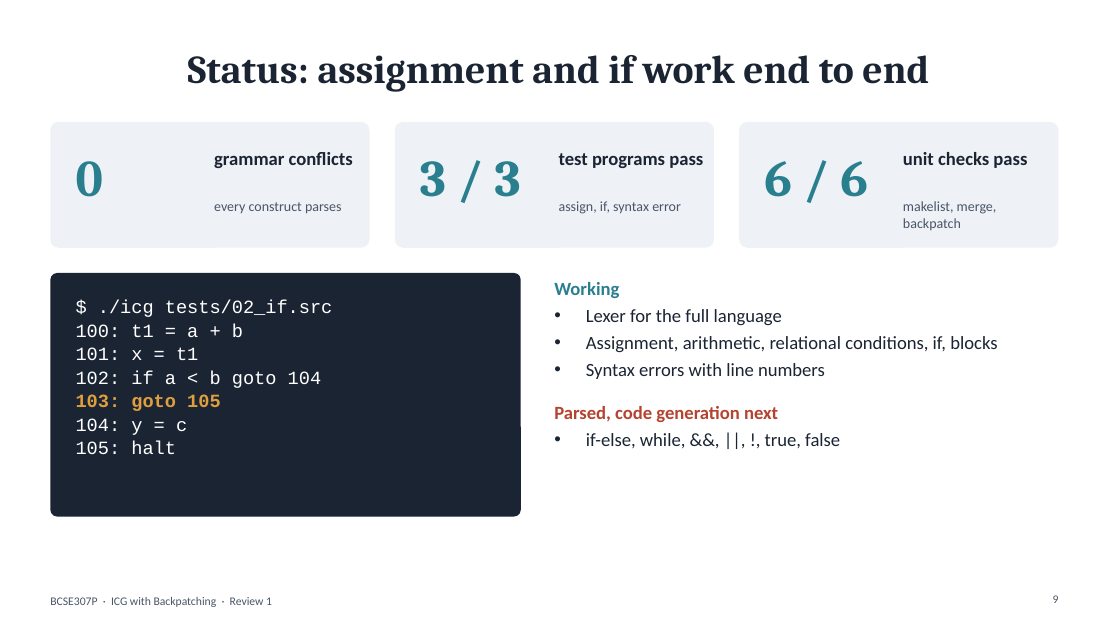
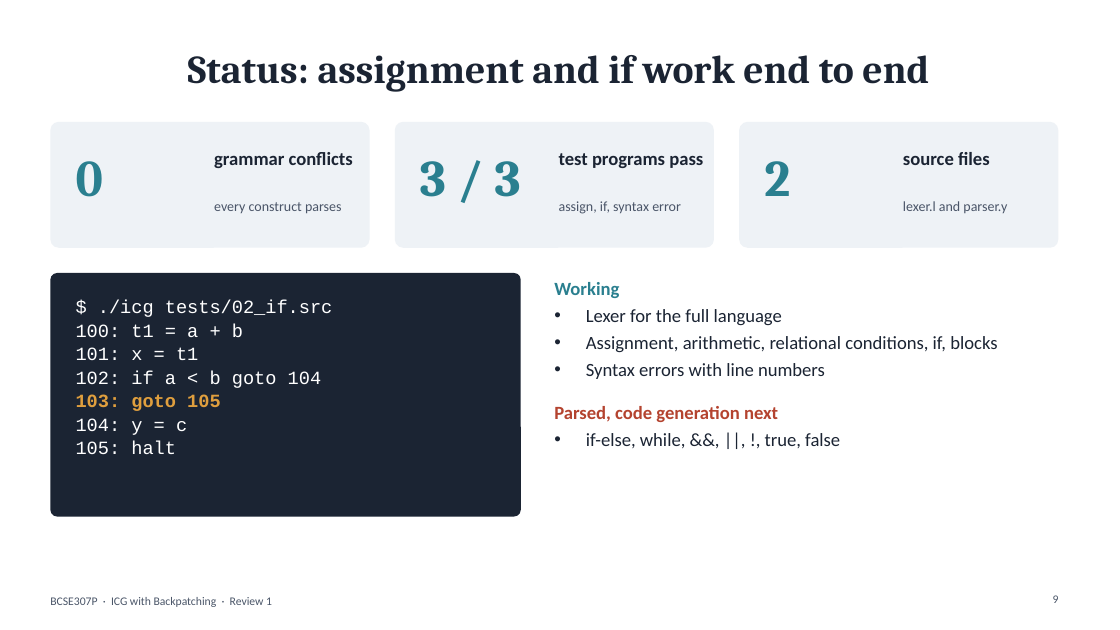
Before and after one commit to Prithvi8706/ICG, a slide deck: slide 9 of docs/review1.pptx. Drawn at 1120x630 pixels with LibreOffice and Linux fonts; fonts in the diff are those of the drawing. Boxes give left, top, right and bottom in pixels: in the first picture for what was removed or moved away, otherwise in the second. Text is boxed around its words. In the diff, an @@ line names an element or a change of style, - is before the commit and + after.

```diff
--- a/docs/review1.pptx
+++ b/docs/review1.pptx
@@ text at [764, 161, 790, 196]: text changed @@
-6 / 6
+2
@@ text at [903, 152, 990, 165]: text changed @@
-unit checks pass
+source files
@@ text at [903, 201, 1007, 213]: text changed @@
-makelist, merge, backpatch
+lexer.l and parser.y
```
Also in this commit, not shown: 2 other slides changed, 11 other files.
